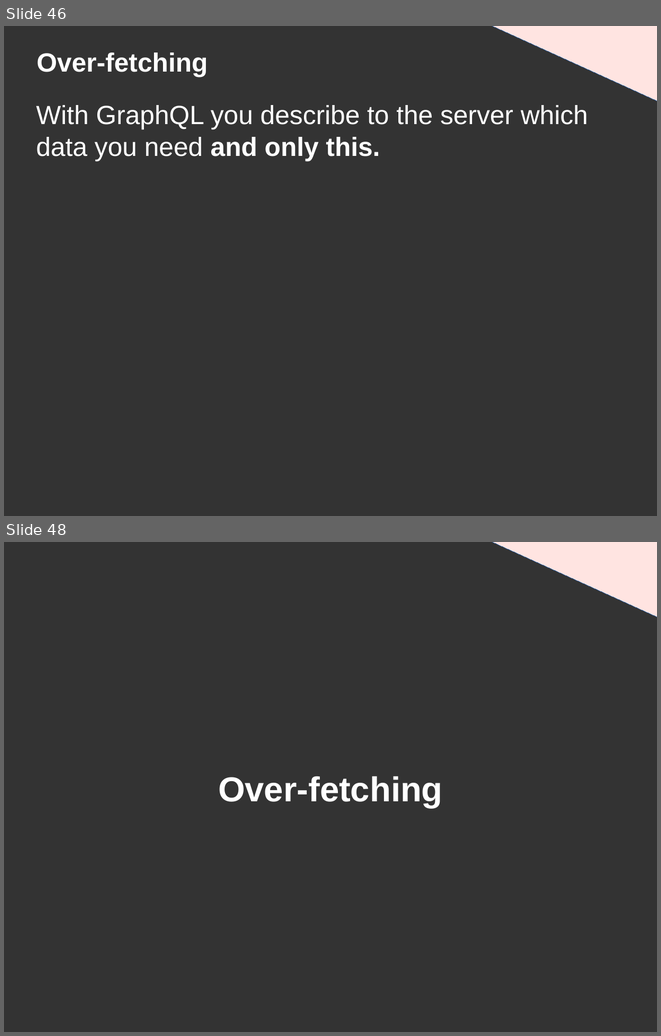
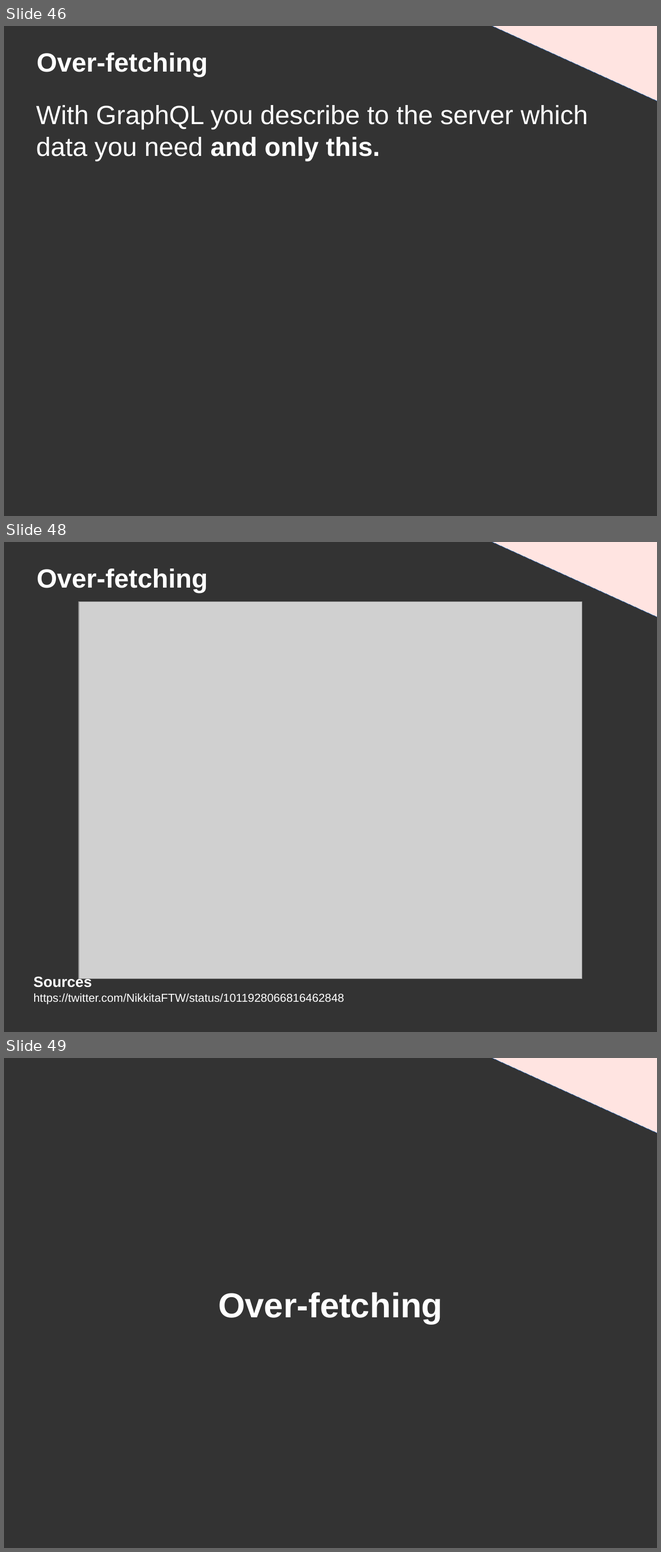
Before and after one commit to DanYellow/presentations, a slide deck: graphql/presentation.odp. Shown one above the other, each under a label of ours: slides 46 and 48 before the commit, slides 46, 48 and 49 after it; the slides between them are not shown. The pictures are 661x1036 and 661x1552 pixels, drawn with LibreOffice and Linux fonts; fonts in the diff are those of the drawing; grey boxes stand for pictures. Boxes give left, top, right and bottom in pixels: in the first picture for what was removed or moved away, otherwise in the second. Text is boxed around its words. In the diff, an @@ line names an element or a change of style, - is before the commit and + after.

```diff
--- a/graphql/presentation.odp
+++ b/graphql/presentation.odp
@@ slide 48 added at bbox=[4, 542, 657, 1032], background #333333 @@
@@ right triangle added at bbox=[490, 542, 657, 618], fill #FFE4E1, outline #3465A4 0 pt @@
@@ title added at bbox=[37, 568, 208, 593], 32 pt, text #FFFFFF, bold @@
+Over-fetching
@@ picture added at bbox=[79, 602, 582, 979] @@
@@ text added at bbox=[34, 975, 344, 1004], 14 pt, text #FFFFFF @@
+Sources
+https://twitter.com/NikkitaFTW/status/1011928066816462848
@@ what was slide 48 is now slide 49 @@
```
Also in this commit, not shown: 5 slides changed, 1 other file.
